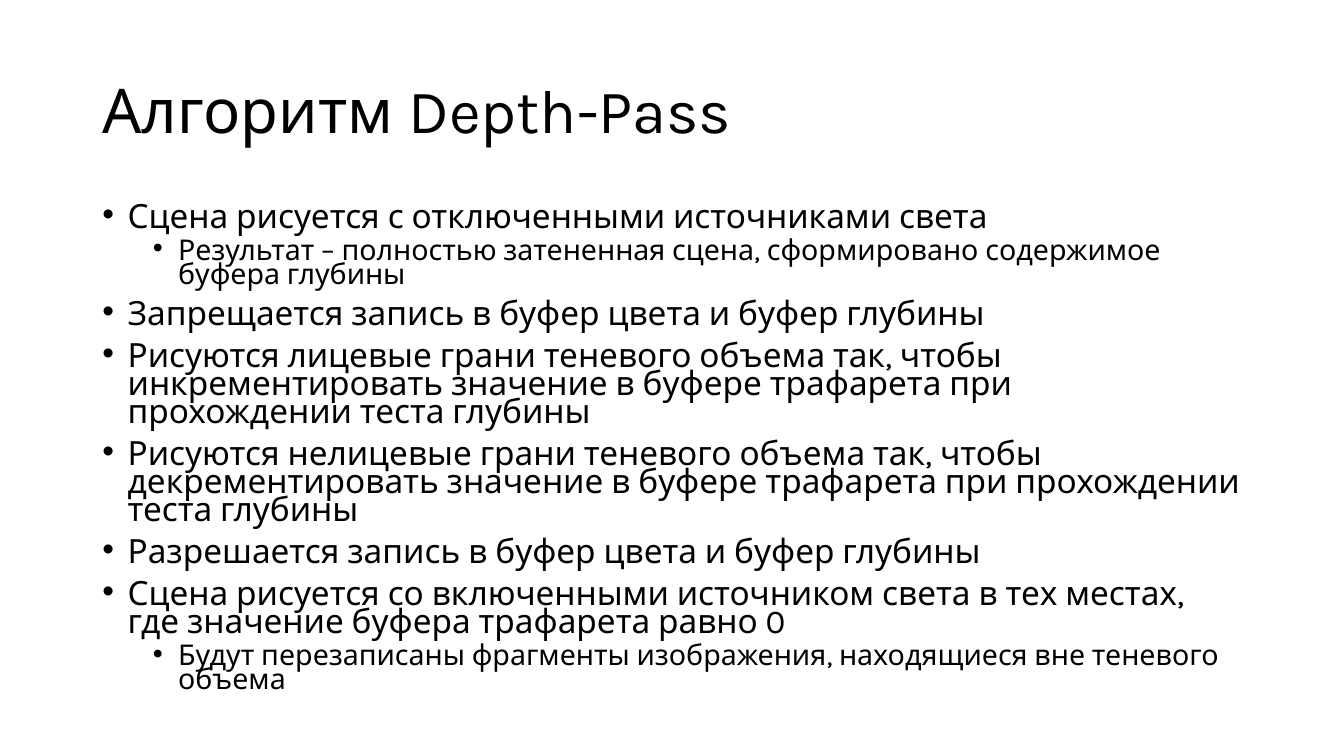
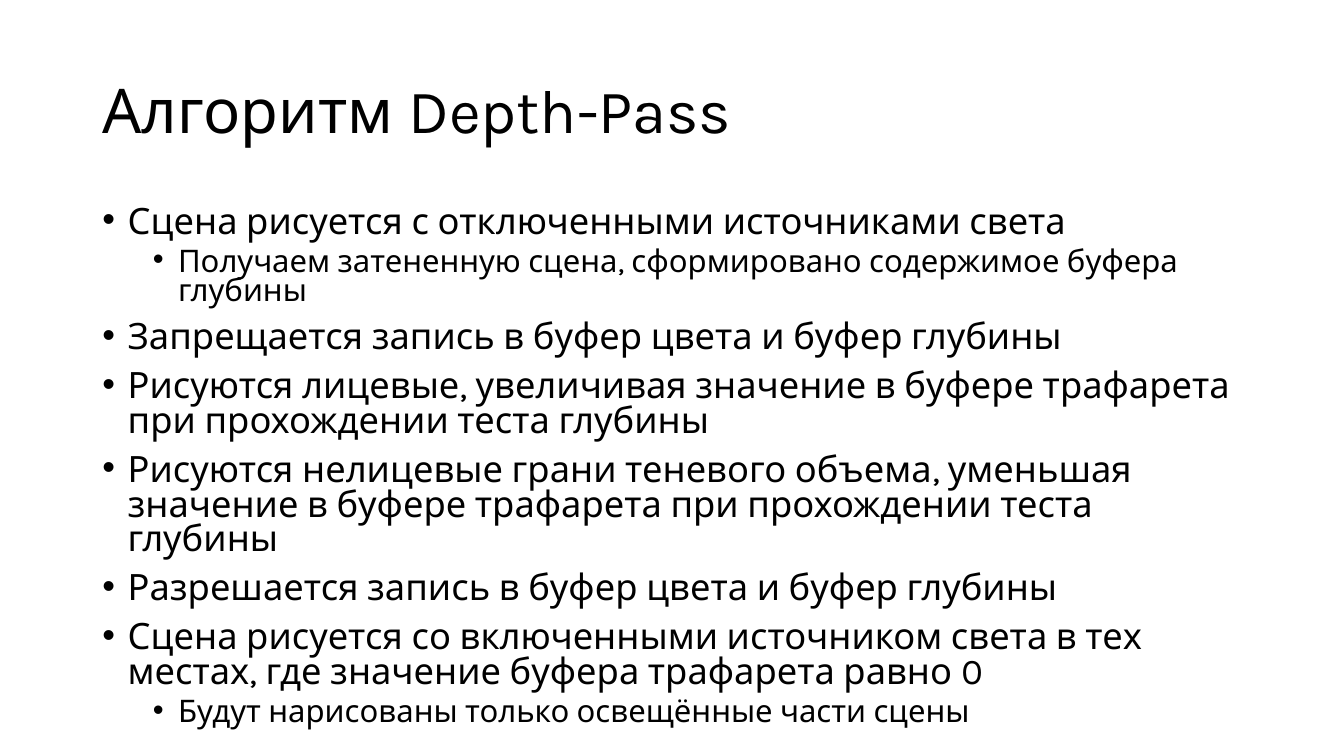
Before and after one commit to alexey-malov/cg-course, a slide deck: slide 13 of lectures/11/11 - Визуализация теней.pptx. Drawn at 1344x756 pixels with LibreOffice and Linux fonts; fonts in the diff are those of the drawing. Boxes give left, top, right and bottom in pixels: in the first picture for what was removed or moved away, otherwise in the second. Text is boxed around its words. In the diff, an @@ line names an element or a change of style, - is before the commit and + after.

```diff
--- a/lectures/11/11 - Визуализация теней.pptx
+++ b/lectures/11/11 - Визуализация теней.pptx
@@ text at [128, 207, 1142, 693]: size 23.8 to 25.9 pt in "Сцена рисуется с отключенными источниками света", "Запрещается запись в буфер цвета и буфер ...", "Разрешается запись в буфер цвета и буфер ...", "Сцена рисуется со включенными источником света в ..."; line spacing 0.7 to 0.8 @@
@@ text at [178, 248, 1178, 309]: text changed; size 20.4 to 22.2 pt @@
-  • Результат – полностью затененная сцена, сформировано содержимое буфера глубины
+  • Получаем затененную сцена, сформировано содержимое буфера глубины
@@ text at [128, 370, 1230, 560]: text changed; size 23.8 to 25.9 pt @@
-• Рисуются лицевые грани теневого объема так, чтобы инкрементировать значение в буфере трафарета при прохождении теста глубины
-• Рисуются нелицевые грани теневого объема так, чтобы декрементировать значение в буфере трафарета при прохождении теста глубины
+• Рисуются лицевые, увеличивая значение в буфере трафарета при прохождении теста глубины
+• Рисуются нелицевые грани теневого объема, уменьшая значение в буфере трафарета при прохождении теста глубины
@@ text at [178, 638, 1219, 690]: text changed; size 20.4 to 22.2 pt @@
-  • Будут перезаписаны фрагменты изображения, находящиеся вне теневого объема
+  • Будут нарисованы только освещённые части сцены
```
Also in this commit, not shown: 12 other slides changed, 6 slides added, 8 slides removed, 1 other file.
